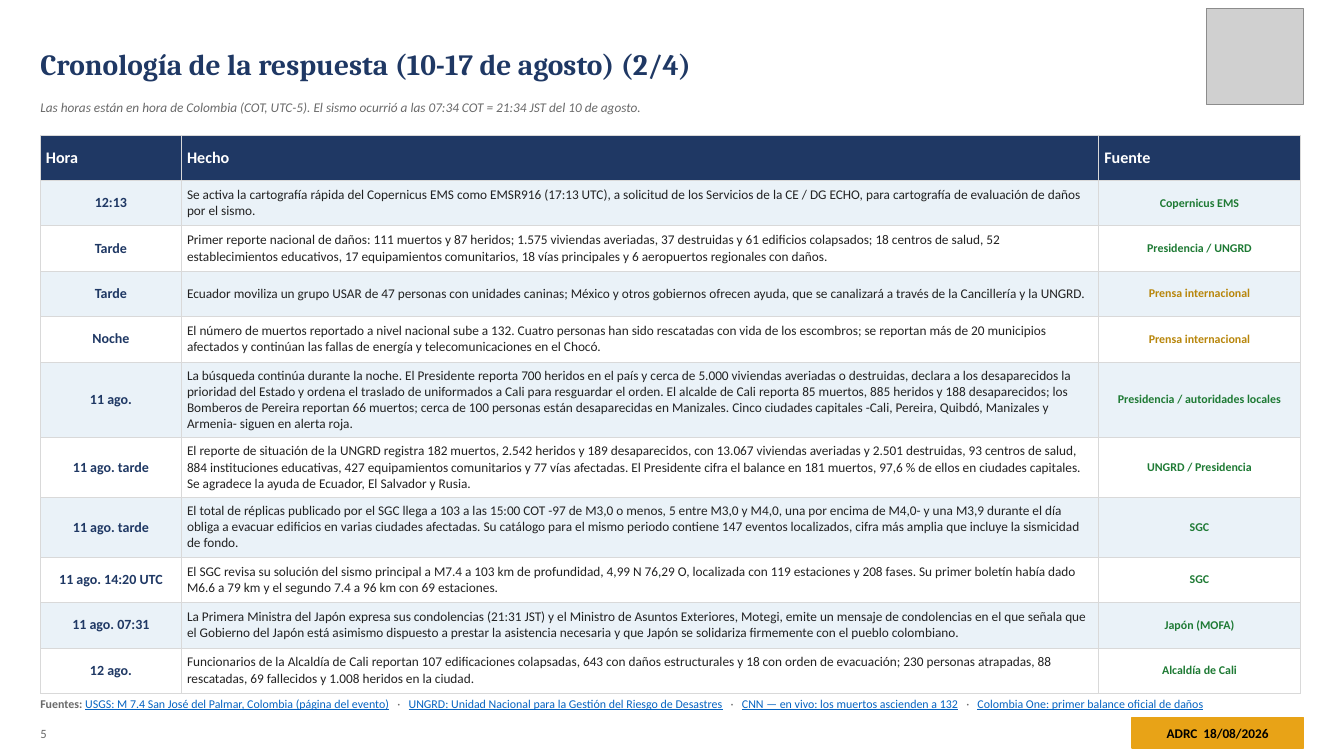
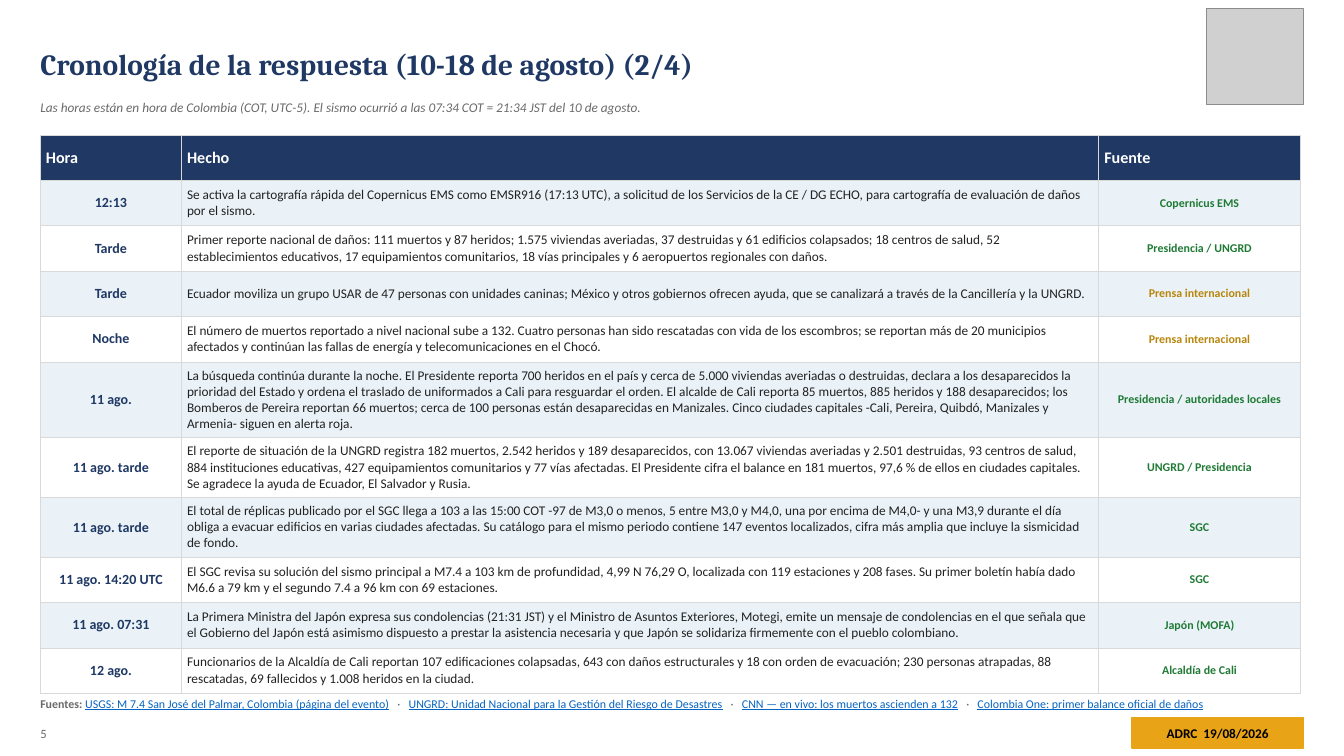
Before and after one commit to kochobi-max/whatsmap, a slide deck: slide 5 of reports/colombia_eq_20260810/output/ADRC_EQ_COL_Choco_20260810_ES.pptx. Drawn at 1344x756 pixels with LibreOffice and Linux fonts; fonts in the diff are those of the drawing; grey boxes stand for pictures. Boxes give left, top, right and bottom in pixels: in the first picture for what was removed or moved away, otherwise in the second. Text is boxed around its words. In the diff, an @@ line names an element or a change of style, - is before the commit and + after.

```diff
--- a/reports/colombia_eq_20260810/output/ADRC_EQ_COL_Choco_20260810_ES.pptx
+++ b/reports/colombia_eq_20260810/output/ADRC_EQ_COL_Choco_20260810_ES.pptx
@@ text at [40,53,693,81]: text changed @@
-Cronología de la respuesta (10-17 de agosto) (2/4)
+Cronología de la respuesta (10-18 de agosto) (2/4)
@@ text at [1167,728,1268,739]: text changed @@
-ADRC 18/08/2026
+ADRC 19/08/2026
```
Also in this commit, not shown: 36 other slides changed, 8 other files.
